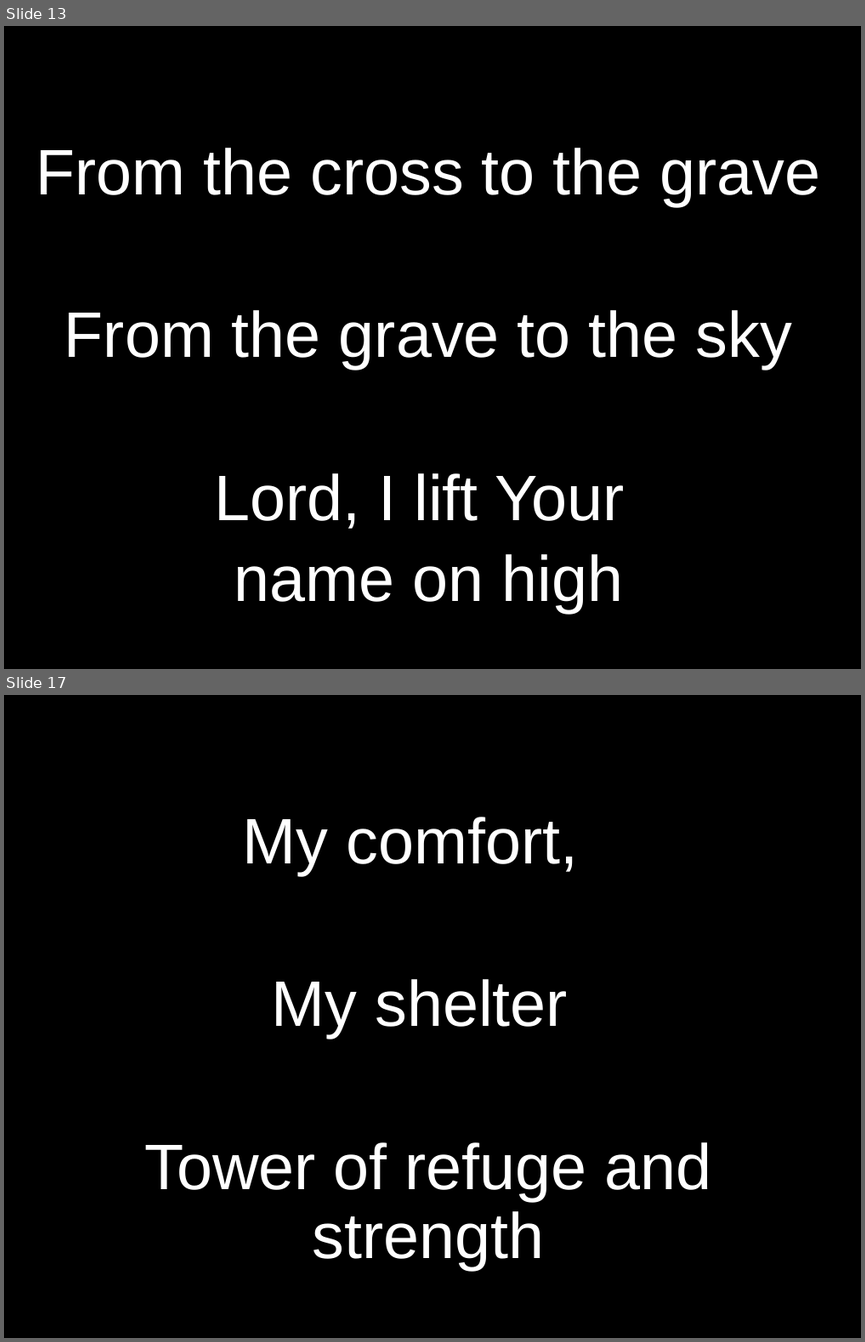
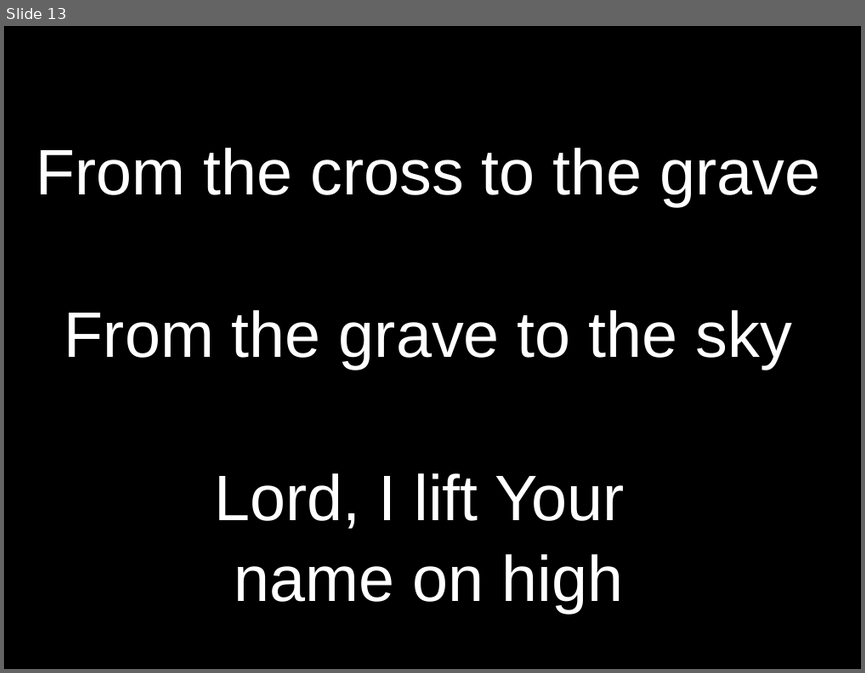
Before and after one commit to kendall412/worship, a slide deck: Lord I Lift Your Name On High.pptx. Shown one above the other, each under a label of ours: slides 13 and 17 before the commit, slide 13 after it; the slides between them are not shown. The pictures are 865x1342 and 865x673 pixels, drawn with LibreOffice and Linux fonts; fonts in the diff are those of the drawing. Boxes give left, top, right and bottom in pixels: in the first picture for what was removed or moved away, otherwise in the second. Text is boxed around its words. In the diff, an @@ line names an element or a change of style, - is before the commit and + after.

```diff
--- a/Lord I Lift Your Name On High.pptx
+++ b/Lord I Lift Your Name On High.pptx
@@ slide 17 removed at (4, 695, 861, 1338), background #000000 @@
@@ subtitle removed at (144, 817, 712, 1270) @@
-My comfort,
-My shelter
-Tower of refuge and strength
```
Also in this commit, not shown: 73 other slides removed, 10 other files.
